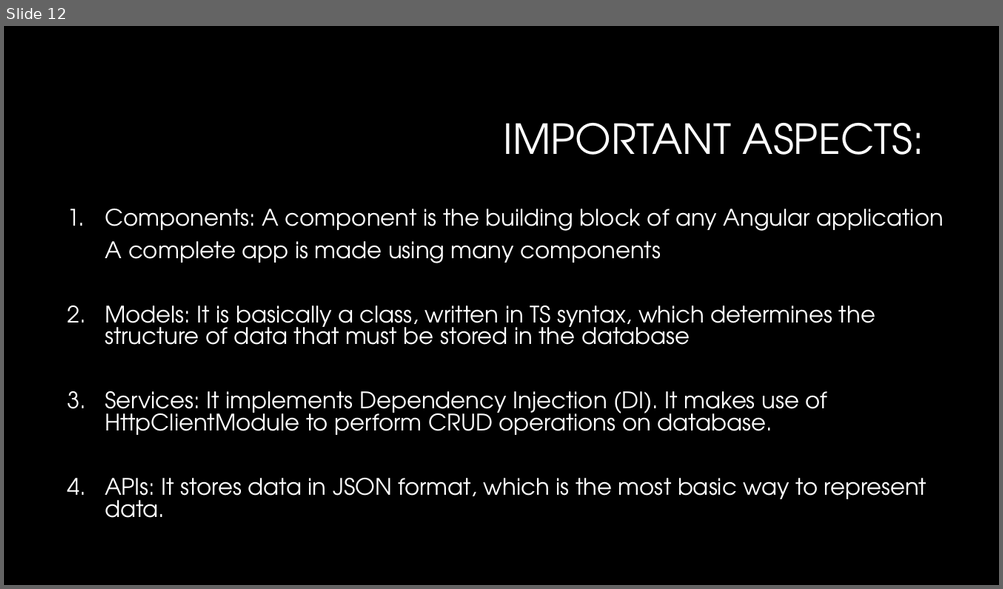
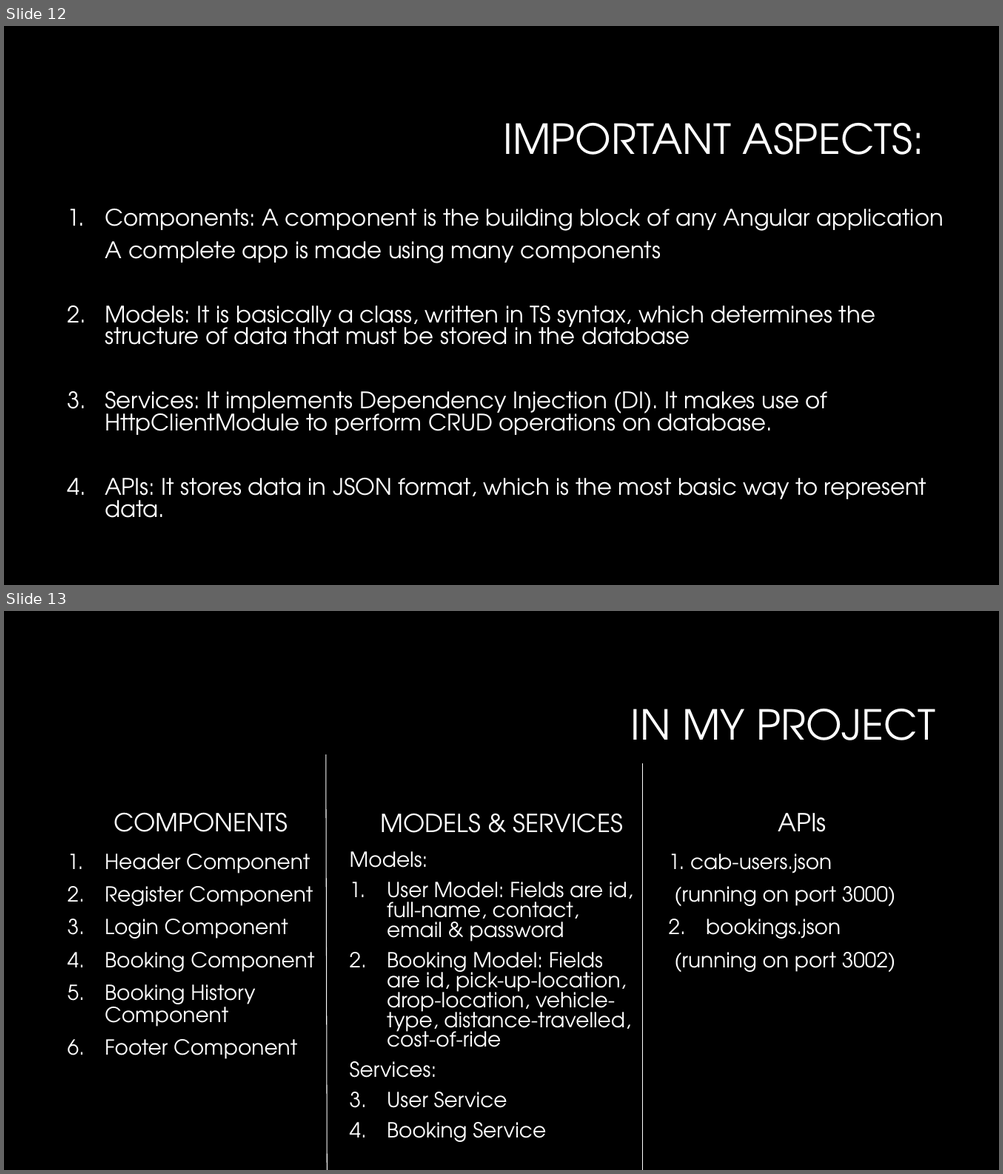
Before and after one commit to ashimaakash03/ride-booking-application, a slide deck: RideBookingApplication.pptx. Shown one above the other, each under a label of ours: slide 12 before the commit, slides 12 and 13 after it. The pictures are 1003x589 and 1003x1174 pixels, drawn with LibreOffice and Linux fonts; fonts in the diff are those of the drawing; background and template pictures are left out. Boxes give left, top, right and bottom in pixels: in the first picture for what was removed or moved away, otherwise in the second. Text is boxed around its words. In the diff, an @@ line names an element or a change of style, - is before the commit and + after.

Commit message:
completed creating PPT

```diff
--- a/RideBookingApplication.pptx
+++ b/RideBookingApplication.pptx
@@ slide 13 added at (x1=4, y1=611, x2=999, y2=1170), background #000000 @@
@@ title added at (x1=631, y1=709, x2=935, y2=741), 40 pt, text #FFFFFF @@
+IN MY PROJECT
@@ line added from (327, 1170) to (326, 755), #FFFFFF 0.75 pt @@
@@ line added from (643, 763) to (643, 1170), #FFFFFF 0.75 pt @@
@@ text added at (x1=114, y1=812, x2=288, y2=832), 24 pt, text #FFFFFF @@
+COMPONENTS
@@ text added at (x1=380, y1=813, x2=623, y2=833), 24 pt, text #FFFFFF @@
+MODELS & SERVICES
@@ text added at (x1=777, y1=813, x2=825, y2=832), 24 pt, text #FFFFFF @@
+APIs
@@ text added at (x1=105, y1=854, x2=314, y2=1059), 20 pt, text #FFFFFF @@
+1. Header Component
+2. Register Component
+3. Login Component
+4. Booking Component
+5. Booking History Component
+6. Footer Component
@@ text added at (x1=350, y1=851, x2=633, y2=1142), 20 pt, text #FFFFFF @@
+Models:
+1. User Model: Fields are id, full-name, contact, email & password
+2. Booking Model: Fields are id, pick-up-location, drop-location, vehicle-type, distance-travelled, cost-of-ride
+Services:
+1. User Service
+2. Booking Service
@@ text added at (x1=669, y1=854, x2=895, y2=972), 20 pt, text #FFFFFF @@
+1. cab-users.json
+(running on port 3000)
+2. bookings.json
+(running on port 3002)
```
